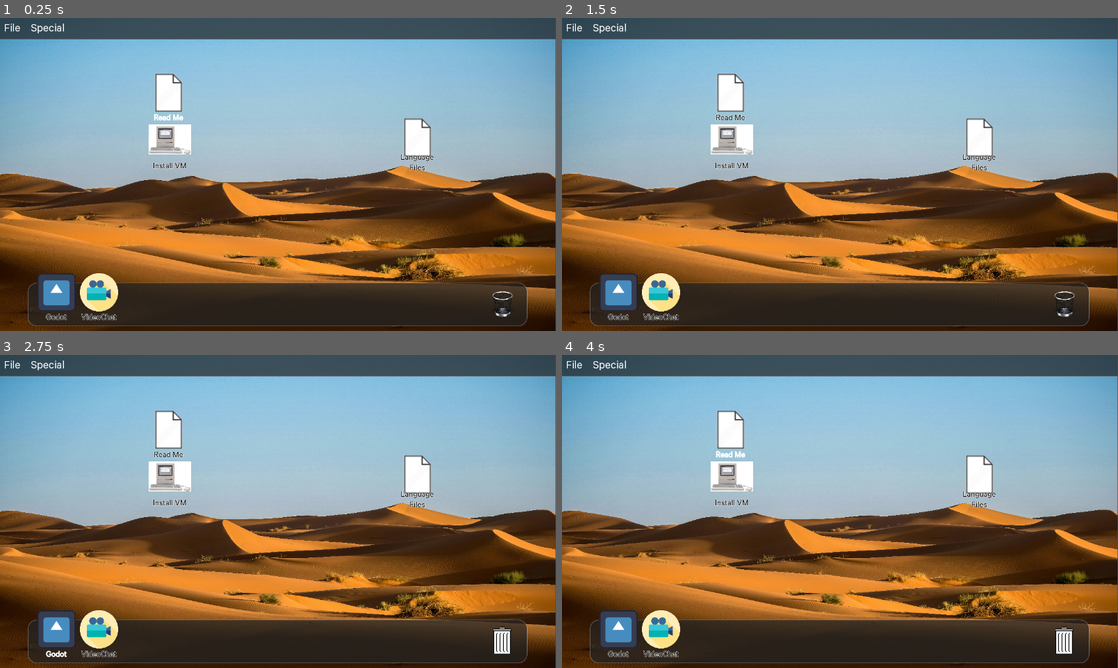
Above: before the commit, frames 1-4 (two rows, left to right).
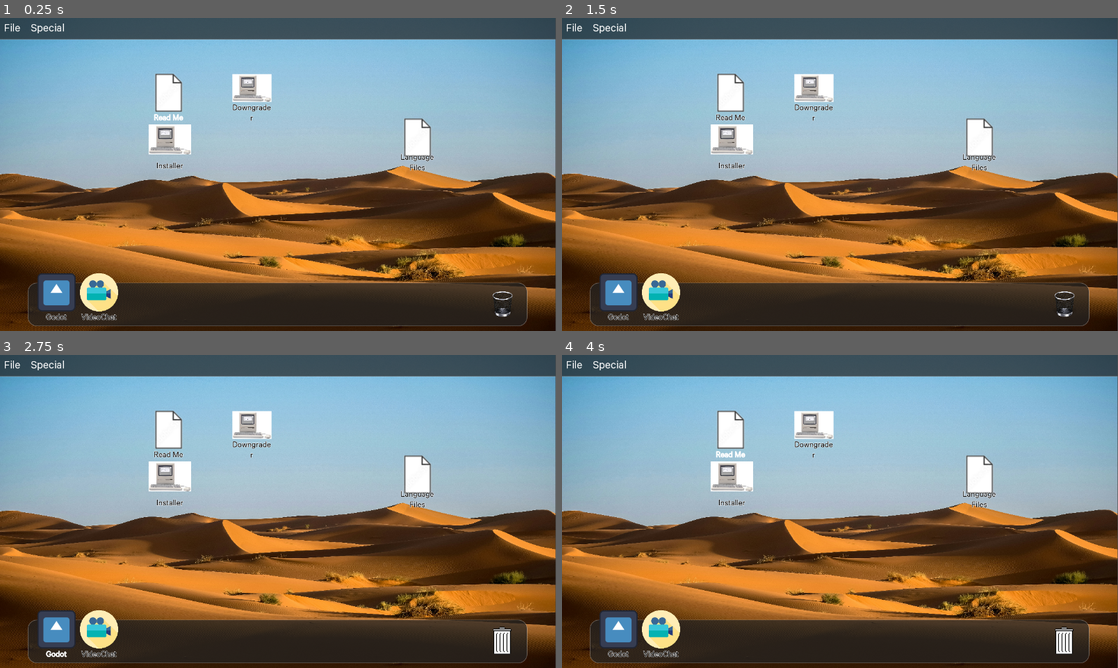
Above: after the commit, the same moments.

Repository: ee0pdt/gwj-78-erase
Game: Godot game, scene res://level/os3.tscn
The game is run twice, just before and just after one commit, with the same random seed, the same clock (stepped at 60 frames per second) and the same inputs. The engine's default icon, where the game draws it, is replaced by a stand-in: a white triangle on a blue panel in a dark square.
Inputs (mouse positions are in pixels of both pictures, inside the frame that each line leads up to):
- Up to frame 1 (0.25 s): no input
- Up to frame 2 (1.5 s): click "Install VM" (after the commit: "Installer") at 0.5 s; click (1062, 290) at 1.25 s
- Up to frame 3 (2.75 s): click "Godot" at 2 s
- Up to frame 4 (4 s): click "VideoChat" at 2.75 s; click "Read Me" at 3.5 s

The runs differ from the first frame. In frame 1, 0.8% of the frame differs, in the area x 27-49%, y 17-49%; in frame 2, 0.8%; in frame 3, 0.8%; in frame 4, 0.8%.

Commit message:
Add music players

Diff:
--- /dev/null
+++ b/file_system_items/downgrader/downgrader.gd
@@ -0,0 +1,20 @@
+extends Application
+class_name Downgrader
+
+
+func get_type() -> String:
+	return "application"
+
+
+func _handle_mouseup() -> void:
+	print("downgrader clicked")
+	GameEvents.item_clicked.emit(self)
+
+
+func _gui_input(event: InputEvent) -> void:
+	if event is InputEventMouseButton:
+		var mouse_event = event as InputEventMouseButton
+		if mouse_event.button_index == MOUSE_BUTTON_LEFT and mouse_event.double_click:
+			# Handle double click here
+			print("Double click detected!")
+			GameEvents.attempt_downgrade.emit()
--- /dev/null
+++ b/file_system_items/downgrader/downgrader.tscn
@@ -0,0 +1,21 @@
+[gd_scene load_steps=4 format=3 uid="uid://dthypb60ncs4k"]
+
+[ext_resource type="Texture2D" uid="uid://d2d735ao0w1je" path="res://assets/images/mac_plus.jpeg" id="1_vw7q2"]
+[ext_resource type="Script" uid="uid://dnq6bg2gvclq3" path="res://file_system_items/installer/installer.gd" id="2_rg6u0"]
+[ext_resource type="PackedScene" uid="uid://7aid857rtjr5" path="res://file_system_items/file_system_item/file_system_item_state_machine.tscn" id="3_n3w3u"]
+
+[node name="Installer" type="Button"]
+offset_right = 80.0
+offset_bottom = 80.0
+text = "Install"
+icon = ExtResource("1_vw7q2")
+flat = true
+autowrap_mode = 1
+icon_alignment = 1
+vertical_icon_alignment = 2
+expand_icon = true
+script = ExtResource("2_rg6u0")
+
+[node name="StateMachine" parent="." instance=ExtResource("3_n3w3u")]
+
+[connection signal="gui_input" from="." to="." method="_on_gui_input"]
--- a/level/level.gd
+++ b/level/level.gd
@@ -3,15 +3,15 @@
 
 
 @export var hard_drive_capacity := 10.0
+@export var required_space_for_downgrade := 5.0
 @export var required_space_for_install := 5.0
-
 
 var currently_selected_item: FileSystemItem = null
 
 
 # Called when the node enters the scene tree for the first time.
 func _ready() -> void:
-	pass
+	%Music.play()
 
 
 func _request_empty_trash() -> void:
@@ -88,6 +88,18 @@
 	%InstallWindow.hide()
 
 
+func _handle_attempt_downgrade() -> void:
+	var space_available = hard_drive_capacity - _calc_storage_usage()
+
+	if space_available >= required_space_for_downgrade:
+		%InstallWindow.set_info("Downgrade commencing...")
+	else:
+		var info = str("Not enough room to expand downgrader. You need ", required_space_for_downgrade - space_available, "GB more. Try deleting some files.")
+		%InstallWindow.set_info(info)
+
+	%InstallWindow.show()
+
+
 func _calc_storage_usage() -> float:
 	var items = get_tree().get_nodes_in_group("FileSystemItems") as Array[FileSystemItem]
 
--- a/level/os3.tscn
+++ b/level/os3.tscn
@@ -15,6 +15,7 @@
 [ext_resource type="Script" uid="uid://30qghlfcc1sv" path="res://fsm/state_machine.gd" id="8_ab8w2"]
 [ext_resource type="Script" uid="uid://0mcjqa8ciue7" path="res://level/states/asleep.gd" id="9_6jmfi"]
 [ext_resource type="Texture2D" uid="uid://cjast7ach5qcn" path="res://assets/images/video-camera-technology.svg" id="9_ab8w2"]
+[ext_resource type="PackedScene" uid="uid://dthypb60ncs4k" path="res://file_system_items/downgrader/downgrader.tscn" id="12_6jmfi"]
 [ext_resource type="PackedScene" uid="uid://cwrx8tafveswp" path="res://install_window/install_window.tscn" id="14_a4knm"]
 
 [sub_resource type="StyleBoxTexture" id="StyleBoxTexture_aen5n"]
@@ -68,7 +69,7 @@
 offset_top = 241.0
 offset_right = 456.0
 offset_bottom = 369.0
-text = "Install VM"
+text = "Installer"
 file_size = 1.5
 
 [node name="MenuBackground" type="Panel" parent="Desktop"]
@@ -130,7 +131,9 @@
 text = "Read Me"
 file_contents = "[center]Instructions[/center]
 
-Before you can play you need to install a VM. Run the installer and follow the instructions."
+Before you can install the game you need to downgrade your OS to an older version. Run the Downgrader app and follow the instructions.
+
+Once the downgrade is complete you will be able to run the Installer"
 file_size = 0.01
 
 [node name="LanguageFiles" parent="Desktop" instance=ExtResource("4_fjy5s")]
@@ -215,6 +218,16 @@
 offset_right = 160.0
 offset_bottom = 42.0
 
+[node name="Installer2" parent="Desktop" instance=ExtResource("12_6jmfi")]
+layout_mode = 0
+offset_left = 521.0
+offset_top = 125.0
+offset_right = 641.0
+offset_bottom = 245.0
+text = "Downgrader"
+file_size = 1.2
+system_file = true
+
 [node name="InfoWindow" parent="." instance=ExtResource("6_a4knm")]
 unique_name_in_owner = true
 title = "Info"
@@ -249,6 +262,10 @@
 unique_name_in_owner = true
 visible = false
 
+[node name="Music" type="AudioStreamPlayer" parent="."]
+unique_name_in_owner = true
+bus = &"Music"
+
 [connection signal="gui_input" from="Desktop" to="Desktop" method="_on_gui_input"]
 [connection signal="close_requested" from="InfoWindow" to="." method="_handle_close_info"]
 [connection signal="canceled" from="EmptyTrashDialog" to="." method="_cancel_empty_trash"]
--- a/os1.tscn
+++ b/os1.tscn
@@ -1,11 +1,131 @@
-[gd_scene load_steps=2 format=3 uid="uid://bw5cibc0jf84g"]
+[gd_scene load_steps=16 format=3 uid="uid://bw5cibc0jf84g"]
 
-[ext_resource type="PackedScene" uid="uid://bo20ipot6i628" path="res://level/os1.tscn" id="1_qwdxl"]
+[ext_resource type="Theme" uid="uid://cmnrvs380oc6u" path="res://themes/os1_mono.tres" id="1_mc5sq"]
+[ext_resource type="Script" uid="uid://dffmsepw35cgc" path="res://level/level.gd" id="2_co2tj"]
+[ext_resource type="Theme" uid="uid://dj2vfsx2jdmu0" path="res://themes/os3.tres" id="3_yre74"]
+[ext_resource type="Texture2D" uid="uid://cl68s7gfimstn" path="res://assets/images/a3k5lpwsn4gm7en71aa.png" id="4_5scqy"]
+[ext_resource type="Script" uid="uid://pjn5egmtl16x" path="res://desktop/desktop.gd" id="5_wb4vq"]
+[ext_resource type="PackedScene" uid="uid://bepushbvyj688" path="res://file_system_items/trash/trash.tscn" id="6_gn2n4"]
+[ext_resource type="PackedScene" uid="uid://d4c8dtd2jia1d" path="res://file_system_items/document/document.tscn" id="7_entsi"]
+[ext_resource type="PackedScene" uid="uid://dmf3a1es3sgi4" path="res://file_system_items/application/application.tscn" id="8_2yobx"]
+[ext_resource type="PackedScene" uid="uid://jr15xa6g2paw" path="res://menu_bar/menu_bar.tscn" id="9_tkvxp"]
+[ext_resource type="PackedScene" uid="uid://dpf8vobr127ok" path="res://info_window/info_window.tscn" id="10_k305n"]
+[ext_resource type="PackedScene" uid="uid://wyj22wjeccw6" path="res://empty_trash_dialog/empty_trash_dialog.tscn" id="11_dgtdl"]
+[ext_resource type="Script" uid="uid://30qghlfcc1sv" path="res://fsm/state_machine.gd" id="12_78lwk"]
+[ext_resource type="Script" uid="uid://0mcjqa8ciue7" path="res://level/states/asleep.gd" id="13_3g11t"]
 
-[node name="Os1" type="Node2D"]
+[sub_resource type="StyleBoxTexture" id="StyleBoxTexture_k2s33"]
+texture = ExtResource("4_5scqy")
 
-[node name="Level" parent="." instance=ExtResource("1_qwdxl")]
+[sub_resource type="StyleBoxFlat" id="StyleBoxFlat_0vag3"]
+bg_color = Color(1, 1, 1, 1)
+border_width_bottom = 1
+border_color = Color(0, 0, 0, 1)
 
-[editable path="Level"]
-[editable path="Level/CanvasLayer/Screen"]
-[editable path="Level/CanvasLayer/Screen/Desktop"]
+[node name="OS1" type="Control"]
+layout_mode = 3
+anchors_preset = 15
+anchor_right = 1.0
+anchor_bottom = 1.0
+grow_horizontal = 2
+grow_vertical = 2
+theme = ExtResource("1_mc5sq")
+script = ExtResource("2_co2tj")
+metadata/_edit_horizontal_guides_ = [191.0]
+
+[node name="Desktop" type="Panel" parent="."]
+unique_name_in_owner = true
+layout_mode = 1
+anchors_preset = 15
+anchor_right = 1.0
+anchor_bottom = 1.0
+offset_left = -1.0
+offset_top = -1.0
+offset_right = -1.0
+offset_bottom = -1.0
+grow_horizontal = 2
+grow_vertical = 2
+theme = ExtResource("3_yre74")
+theme_override_styles/panel = SubResource("StyleBoxTexture_k2s33")
+script = ExtResource("5_wb4vq")
+
+[node name="MenuBackground" type="Panel" parent="Desktop"]
+layout_mode = 2
+offset_left = 1.0
+offset_top = -4.0
+offset_right = 1281.0
+offset_bottom = 34.0
+grow_horizontal = 2
+size_flags_vertical = 0
+theme_override_styles/panel = SubResource("StyleBoxFlat_0vag3")
+
+[node name="Trash" parent="Desktop" instance=ExtResource("6_gn2n4")]
+unique_name_in_owner = true
+layout_mode = 2
+offset_left = 1149.0
+offset_top = 578.0
+offset_right = 1277.0
+offset_bottom = 706.0
+grow_horizontal = 0
+grow_vertical = 2
+text = ""
+screen = NodePath("")
+
+[node name="Document" parent="Desktop" instance=ExtResource("7_entsi")]
+layout_mode = 0
+offset_left = 694.0
+offset_top = 169.0
+offset_right = 783.0
+offset_bottom = 233.0
+infected = true
+
+[node name="Application" parent="Desktop" instance=ExtResource("8_2yobx")]
+layout_mode = 0
+offset_left = 707.0
+offset_top = 213.0
+offset_right = 771.0
+offset_bottom = 277.0
+
+[node name="MenuBar" parent="." instance=ExtResource("9_tkvxp")]
+unique_name_in_owner = true
+layout_mode = 0
+offset_left = 10.0
+offset_right = 170.0
+offset_bottom = 42.0
+
+[node name="InfoWindow" parent="." instance=ExtResource("10_k305n")]
+unique_name_in_owner = true
+title = "Info"
+initial_position = 2
+size = Vector2i(640, 480)
+visible = false
+
+[node name="EmptyTrashDialog" parent="." instance=ExtResource("11_dgtdl")]
+unique_name_in_owner = true
+
+[node name="StateMachine" type="Node" parent="."]
+script = ExtResource("12_78lwk")
+initial_state = NodePath("Idle")
+metadata/_custom_type_script = "uid://30qghlfcc1sv"
+
+[node name="Idle" type="Node" parent="StateMachine"]
+script = ExtResource("13_3g11t")
+
+[node name="SoundEmptyTrash" type="AudioStreamPlayer" parent="."]
+unique_name_in_owner = true
+bus = &"SFX"
+
+[node name="SoundItemAddedToTrash" type="AudioStreamPlayer" parent="."]
+unique_name_in_owner = true
+bus = &"SFX"
+
+[node name="Music" type="AudioStreamPlayer" parent="."]
+unique_name_in_owner = true
+bus = &"Music"
+
+[connection signal="gui_input" from="Desktop" to="Desktop" method="_on_gui_input"]
+[connection signal="close_requested" from="InfoWindow" to="." method="_handle_close_info"]
+[connection signal="canceled" from="EmptyTrashDialog" to="." method="_cancel_empty_trash"]
+[connection signal="confirmed" from="EmptyTrashDialog" to="." method="_confirm_empty_trash"]
+
+[editable path="EmptyTrashDialog"]
Not shown, added: file_system_items/downgrader/downgrader.gd.uid
Not shown: 1 places in level/os3.tscn that only renumber resources
